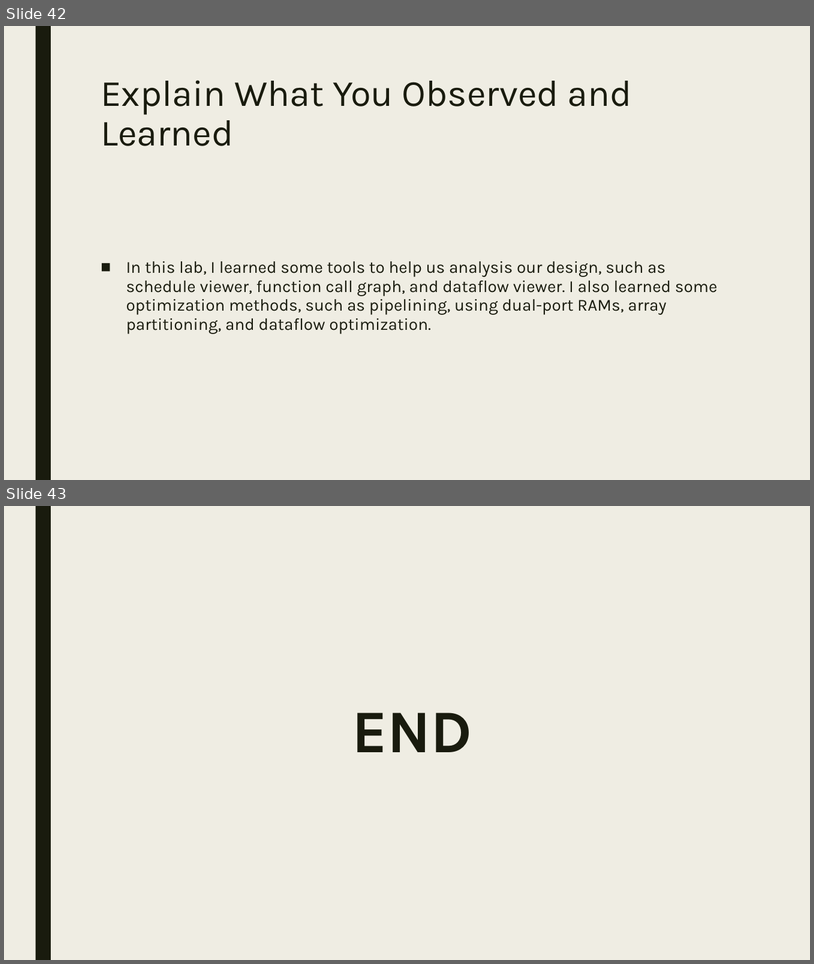
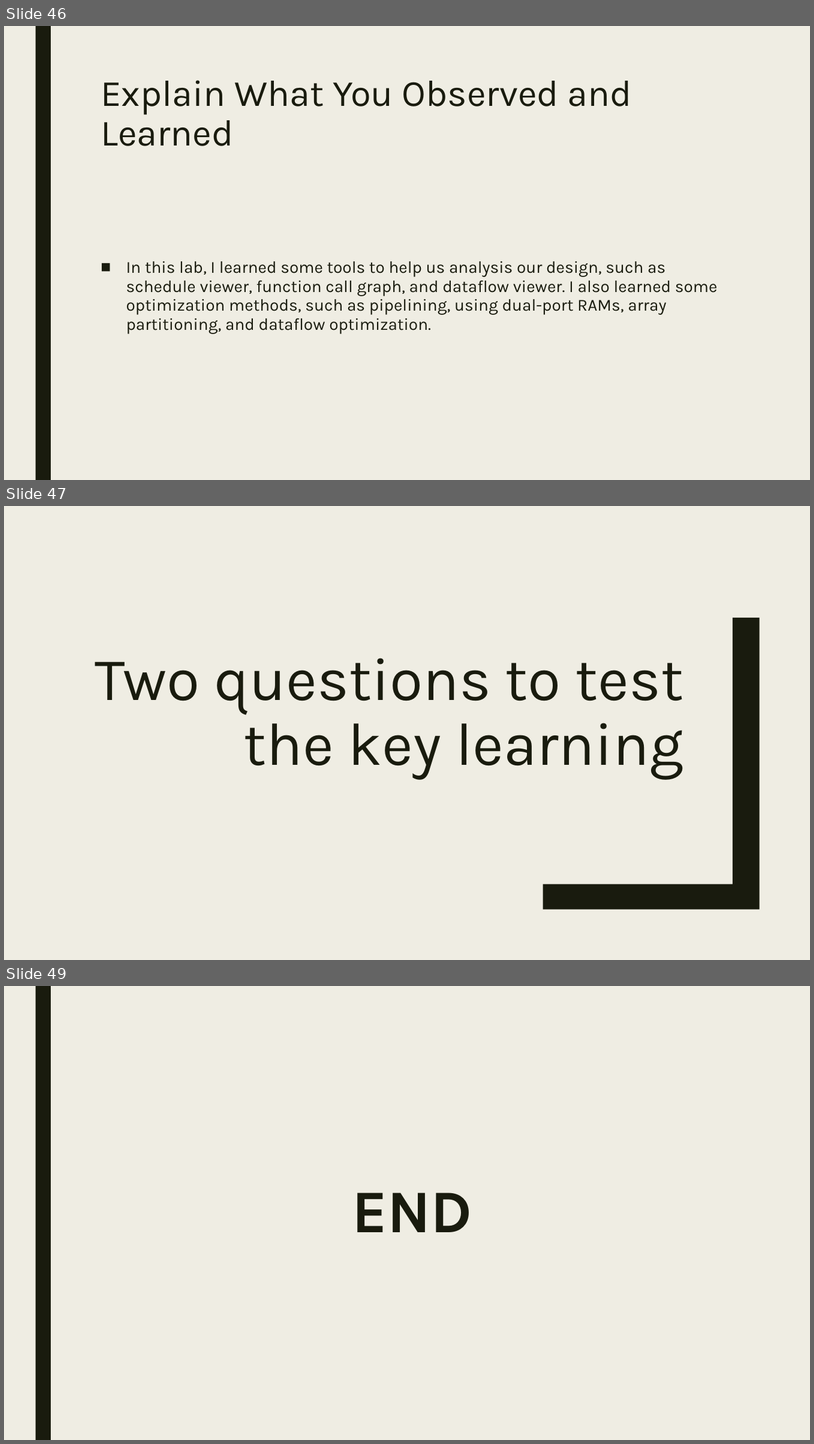
Before and after one commit to JasonYanggg/HLS, a slide deck: dct_prj/110061519_labA_report.pptx. Shown one above the other, each under a label of ours: slides 42 and 43 before the commit, slides 46, 47 and 49 after it; the slides between them are not shown. The pictures are 814x964 and 814x1444 pixels, drawn with LibreOffice and Linux fonts; fonts in the diff are those of the drawing. Boxes give left, top, right and bottom in pixels: in the first picture for what was removed or moved away, otherwise in the second. Text is boxed around its words. In the diff, an @@ line names an element or a change of style, - is before the commit and + after.

```diff
--- a/dct_prj/110061519_labA_report.pptx
+++ b/dct_prj/110061519_labA_report.pptx
@@ slide 47 added at bbox=[4, 506, 810, 960], background #EFEDE3 @@
@@ freeform shape added at bbox=[543, 618, 760, 909], fill #191B0E @@
@@ title added at bbox=[95, 658, 684, 778], 72 pt, text #191B0E @@
+Two questions to test the key learning
@@ what was slide 42 is now slide 46 @@
@@ what was slide 43 is now slide 49 @@
```
Also in this commit, not shown: 5 slides changed, 5 other slides added, 1 other file.
